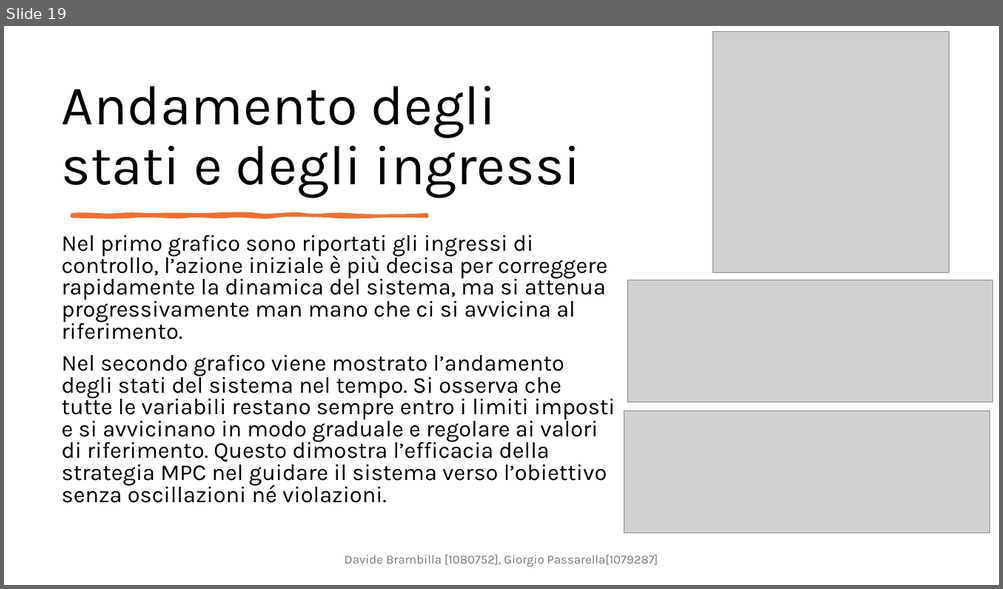
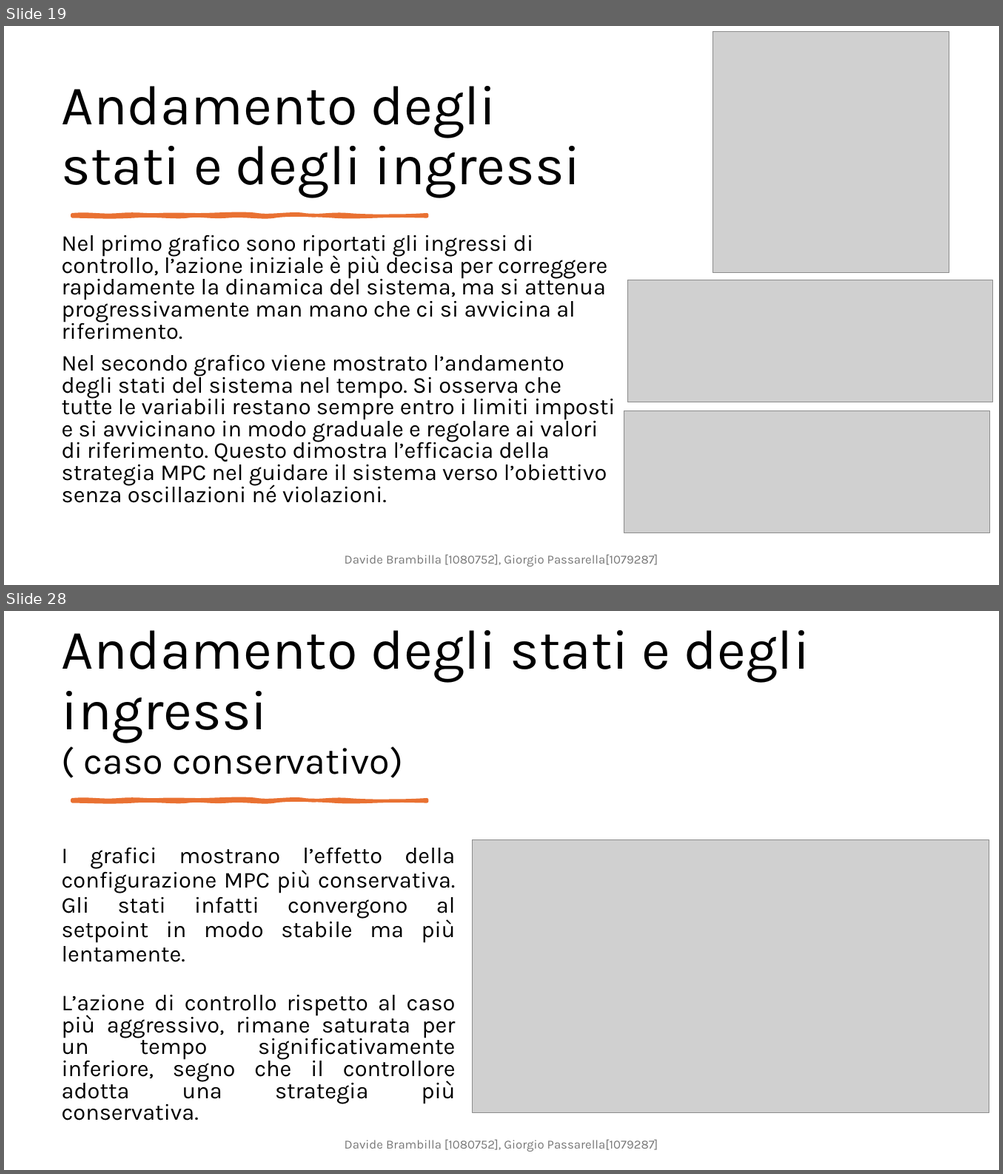
Before and after one commit to DavideBrambilla98/interconnectedTanksMPC, a slide deck: cam.pptx. Shown one above the other, each under a label of ours: slide 19 before the commit, slides 19 and 28 after it; the slides between them are not shown. The pictures are 1003x589 and 1003x1174 pixels, drawn with LibreOffice and Linux fonts; fonts in the diff are those of the drawing; grey boxes stand for pictures. Boxes give left, top, right and bottom in pixels: in the first picture for what was removed or moved away, otherwise in the second. Text is boxed around its words. In the diff, an @@ line names an element or a change of style, - is before the commit and + after.

```diff
--- a/cam.pptx
+++ b/cam.pptx
@@ slide 28 added at <box>4,611,999,1170</box>, background #FFFFFF @@
@@ title added at <box>62,630,810,778</box>, 54 pt, text #000000 @@
+Andamento degli stati e degli ingressi
+( caso conservativo)
@@ freeform shape added at <box>73,800,427,801</box>, fill #E97132, outline #E97132 3.25 pt @@
@@ text added at <box>62,847,455,963</box>, 22 pt, text #000000 @@
+I grafici mostrano l’effetto della configurazione MPC più conservativa. Gli stati infatti convergono al setpoint in modo stabile ma più lentamente.
@@ picture added at <box>472,840,989,1114</box> @@
@@ text added at <box>62,995,455,1121</box>, 22 pt, text #000000 @@
+L’azione di controllo rispetto al caso più aggressivo, rimane saturata per un tempo significativamente inferiore, segno che il controllore adotta una strategia più conservativa.
@@ text added at <box>344,1140,658,1152</box>, 12 pt, text #797979 @@
+Davide Brambilla [1080752], Giorgio Passarella[1079287]
```
Also in this commit, not shown: 8 other slides added.
